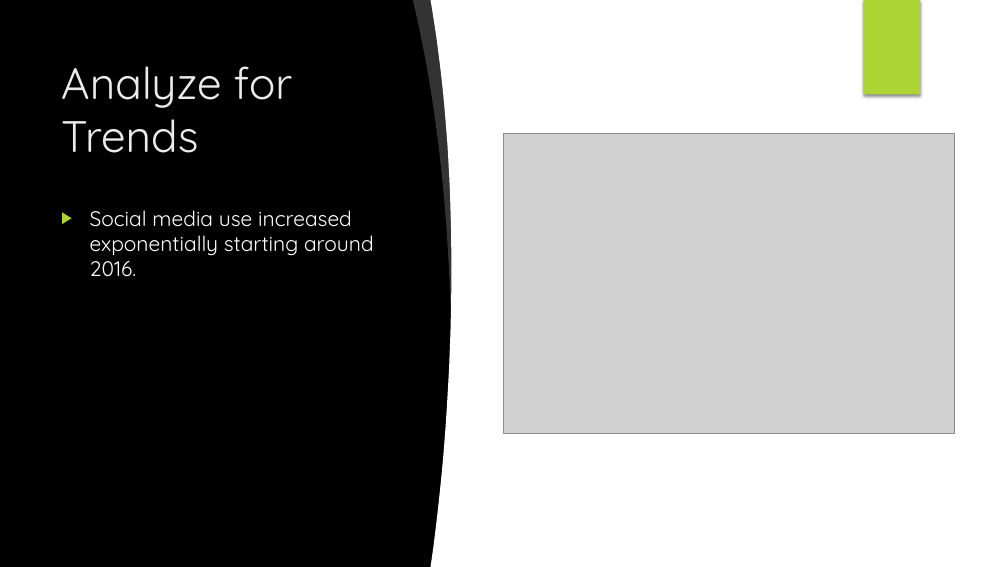
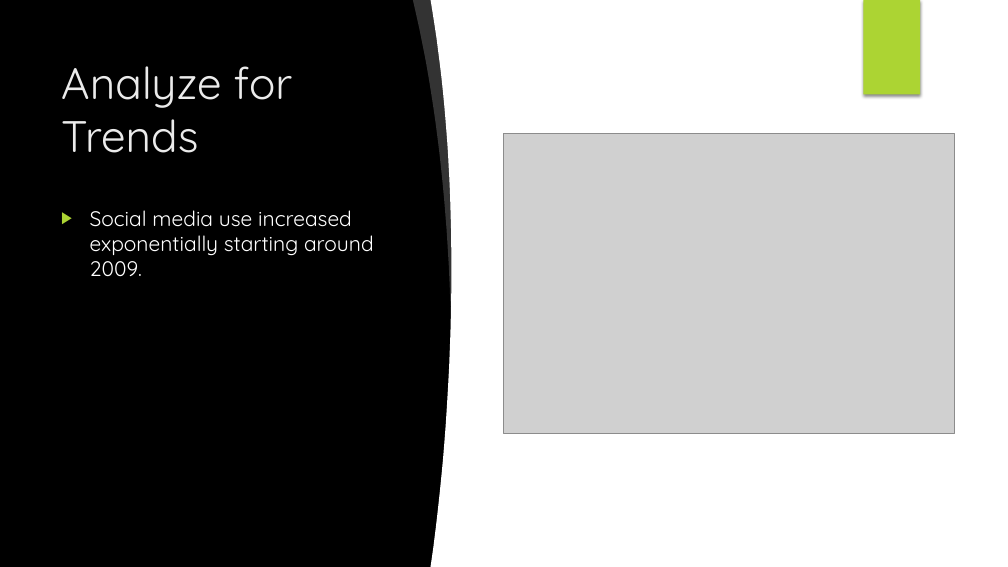
Before and after one commit to ludmilagd/SocialMediaUsageImpact, a slide deck: slide 10 of SocialMediaSuicideRate.pptx (slide 11 before the commit). Drawn at 1008x567 pixels with LibreOffice and Linux fonts; fonts in the diff are those of the drawing; grey boxes stand for pictures; background and template pictures are left out. Boxes give left, top, right and bottom in pixels: in the first picture for what was removed or moved away, otherwise in the second. Text is boxed around its words. In the diff, an @@ line names an element or a change of style, - is before the commit and + after.

```diff
--- a/SocialMediaSuicideRate.pptx
+++ b/SocialMediaSuicideRate.pptx
@@ text at (90,210,374,276): text changed @@
-▶ Social media use increased exponentially starting around 2016.
+▶ Social media use increased exponentially starting around 2009.
```
Also in this commit, not shown: 11 other slides changed, 1 slide removed.
